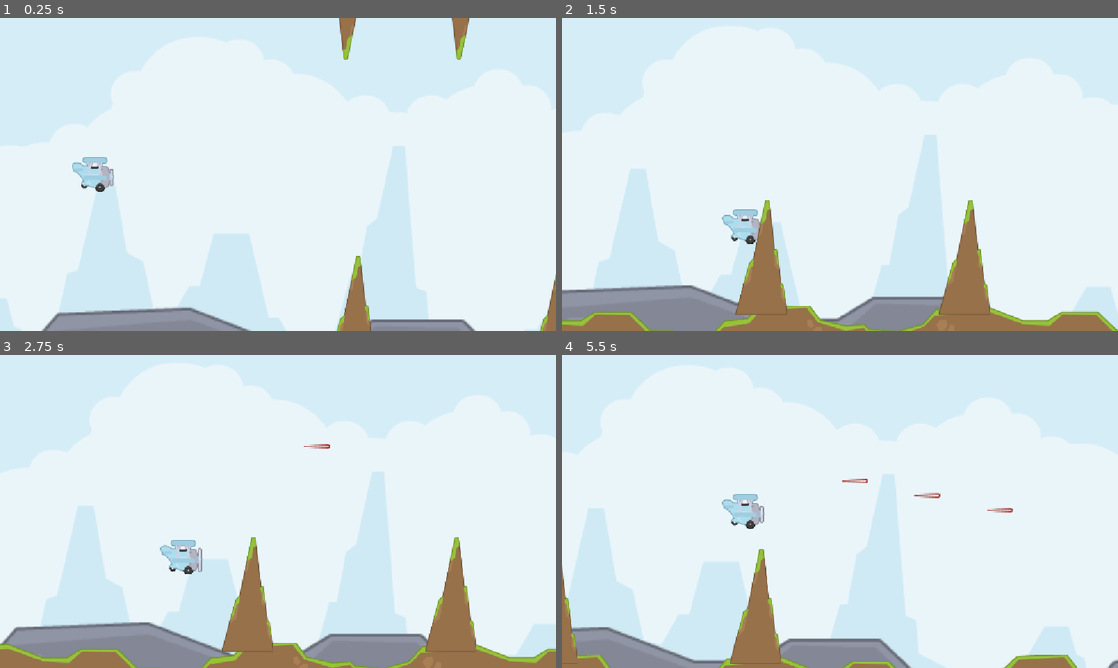
Above: before the commit, frames 1-4 (two rows, left to right).
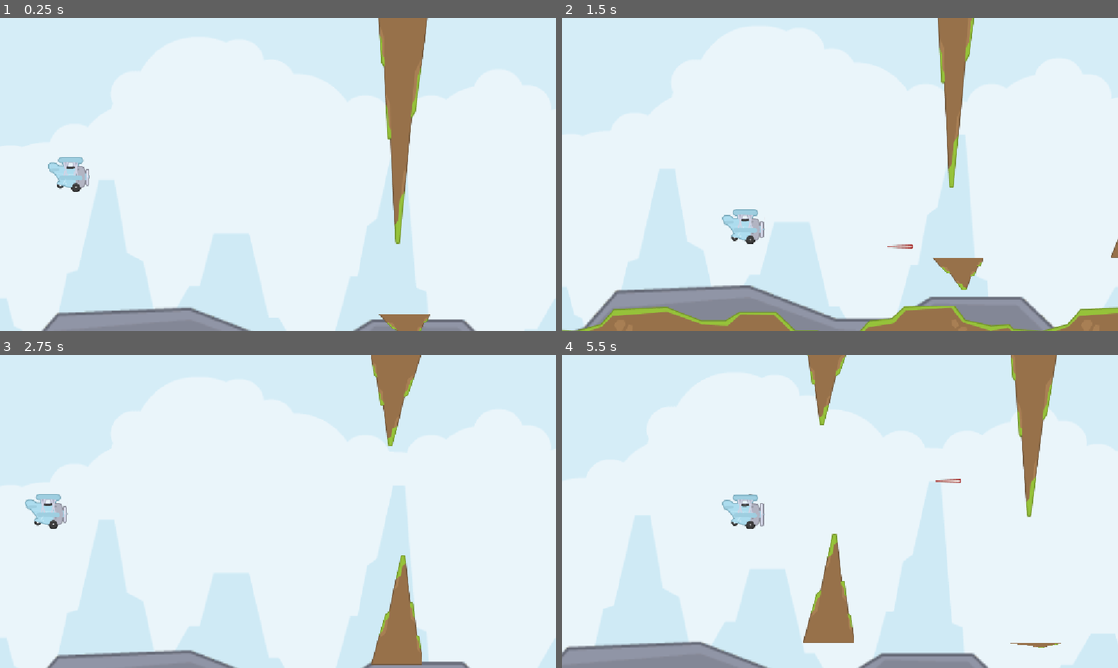
Above: after the commit, the same moments.

Repository: sabasayer/Flappy-Chopper
Game: Godot game, scene res://scenes/level-scene.tscn
The game is run twice, just before and just after one commit, with the same random seed, the same clock (stepped at 60 frames per second) and the same inputs.
Inputs:
- Up to frame 1 (0.25 s): no input
- Up to frame 2 (1.5 s): tap Space (jump) at 0.77 s
- Up to frame 3 (2.75 s): tap Space (jump) at 1.52 s
- Up to frame 4 (5.5 s): tap Space (jump) at 3.02, 3.77, 4.52 s

The runs differ from the first frame. In frame 1, 6.3% of the frame differs, in the area x 8-100%, y 0-100%; in frame 2, 21%; in frame 3, 23%; in frame 4, 27%, in the area x 0-100%, y 0-100%.

Commit message:
feat:spawner

Diff:
--- a/scenes/level-scene.tscn
+++ b/scenes/level-scene.tscn
@@ -4,6 +4,7 @@
 [ext_resource type="PackedScene" uid="uid://be2ku6c2r10rl" path="res://scenes/player.tscn" id="2_uar5l"]
 [ext_resource type="Texture2D" uid="uid://bjwo1v4q0l33g" path="res://assets/sheet.png" id="3_w3lvy"]
 [ext_resource type="PackedScene" uid="uid://wwweuxw2f1eh" path="res://scenes/pipe.tscn" id="4_pipe"]
+[ext_resource type="PackedScene" uid="uid://xa21igoreu70" path="res://scenes/Spawner.tscn" id="5_juwml"]
 
 [sub_resource type="WorldBoundaryShape2D" id="WorldBoundaryShape2D_uar5l"]
 distance = -2.0
@@ -75,11 +76,10 @@
 region_rect = Rect2(0.79286194, 144.07974, 806.5774, 68.30141)
 metadata/_edit_lock_ = true
 
-[node name="PipeSpawnMarkerTop" type="Marker2D" parent="." unique_id=917322870]
-position = Vector2(586, 3)
+[node name="PipeContainer" type="Node2D" parent="." unique_id=2049394600]
 
-[node name="PipeSpawnMarkerDown" type="Marker2D" parent="." unique_id=1876987928]
-position = Vector2(574, 647)
+[node name="Spawner" parent="." unique_id=1655840986 node_paths=PackedStringArray("pipes_container") instance=ExtResource("5_juwml")]
+pipes_container = NodePath("../PipeContainer")
 
 [connection signal="player_died" from="Player" to="." method="_on_player_player_died"]
 [connection signal="body_entered" from="Ground" to="." method="_on_ground_area_entered"]
--- a/scenes/level_scene.gd
+++ b/scenes/level_scene.gd
@@ -4,21 +4,17 @@
 
 @export var player: Player
 @export var pipe_scene: PackedScene
-@export var min_pipe_distance: float = 150
-@export var max_pipe_distance: float = 300
 @export var end_of_level_position: float = 10000
 
 @onready var playerPosition: Marker2D = $PlayerPosition
-@onready var pipeSpawnMarkerTop: Marker2D = $PipeSpawnMarkerTop
-@onready var pipeSpawnMarkerDown: Marker2D = $PipeSpawnMarkerDown
+@onready var spawner: Spawner = $Spawner
 
 # Called when the node enters the scene tree for the first time.
 func _ready() -> void:
 	reset_player_position()
-	spawn_pipe()
 
 func restart_level() -> void:
-	reset_player_position()
+	get_tree().reload_current_scene()
 
 func reset_player_position() -> void:
 	player.global_position = playerPosition.global_position
@@ -30,27 +26,5 @@
 func _on_player_player_died() -> void:
 	restart_level()
 
-func spawn_pipe() -> void:
-	var pipeSpawnPositionTop = pipeSpawnMarkerTop.global_position
-	var pipeSpawnPositionDown = pipeSpawnMarkerDown.global_position
-
-	var pipe_position_x = min(pipeSpawnPositionTop.x, pipeSpawnPositionDown.x)
-
-	while pipe_position_x < end_of_level_position:
-		var pipe: Node2D = pipe_scene.instantiate()
-		pipe.global_position.x = pipe_position_x
-		var is_pipe_top = randf() < 0.5
-		var is_pipe_down = randf() < 0.5
-
-		if is_pipe_top:
-			pipe.global_position.y = pipeSpawnPositionTop.y
-			pipe.rotate(deg_to_rad(180))
-			add_child(pipe)
-		if is_pipe_down:
-			if is_pipe_top:
-				pipe = pipe.duplicate()
-				pipe.rotate(deg_to_rad(180))
-			pipe.global_position.y = pipeSpawnPositionDown.y
-			add_child(pipe)
-
-		pipe_position_x += randf_range(min_pipe_distance, max_pipe_distance)
+func _process(delta: float) -> void:
+	spawner.check_and_spawn()
--- /dev/null
+++ b/scenes/pipe-pair.tscn
@@ -0,0 +1,13 @@
+[gd_scene format=3 uid="uid://dbsfeev0pihjq"]
+
+[ext_resource type="Script" uid="uid://l0d1cqx4wiad" path="res://scenes/pipe_pair.gd" id="1_yal1n"]
+[ext_resource type="PackedScene" uid="uid://wwweuxw2f1eh" path="res://scenes/pipe.tscn" id="2_khfn5"]
+
+[node name="PipePair" type="Node2D" unique_id=620588765]
+script = ExtResource("1_yal1n")
+
+[node name="TopPipe" parent="." unique_id=221541627 instance=ExtResource("2_khfn5")]
+rotation = 3.1415927
+
+[node name="BottomPipe" parent="." unique_id=1701504961 instance=ExtResource("2_khfn5")]
+position = Vector2(0, 320)
--- a/scenes/pipe.gd
+++ b/scenes/pipe.gd
@@ -1,7 +1,11 @@
 class_name Pipe
 extends Node2D
 
+@onready var sprite_2d: Sprite2D = $Sprite2D
 
 func _on_area_2d_body_entered(body: Node2D) -> void:
 	if body is Player:
 		body.on_collision_with_pipe(self)
+
+func get_size():
+	return sprite_2d.region_rect.size
--- a/scenes/pipe.tscn
+++ b/scenes/pipe.tscn
@@ -1,20 +1,20 @@
-[gd_scene load_steps=3 format=3 uid="uid://wwweuxw2f1eh"]
+[gd_scene format=3 uid="uid://wwweuxw2f1eh"]
 
 [ext_resource type="Texture2D" uid="uid://bjwo1v4q0l33g" path="res://assets/sheet.png" id="1_8x3ej"]
 [ext_resource type="Script" uid="uid://bk2oip6muanti" path="res://scenes/pipe.gd" id="1_arpqm"]
 
-[node name="Pipe" type="Node2D"]
+[node name="Pipe" type="Node2D" unique_id=1774995692]
 script = ExtResource("1_arpqm")
 
-[node name="Sprite2D" type="Sprite2D" parent="."]
+[node name="Sprite2D" type="Sprite2D" parent="." unique_id=963986156]
 texture = ExtResource("1_8x3ej")
 region_enabled = true
 region_rect = Rect2(0, 1756.9738, 106, 238.02625)
 
-[node name="Area2D" type="Area2D" parent="."]
+[node name="Area2D" type="Area2D" parent="." unique_id=950264106]
 visible = false
 
-[node name="CollisionPolygon2D" type="CollisionPolygon2D" parent="Area2D"]
+[node name="CollisionPolygon2D" type="CollisionPolygon2D" parent="Area2D" unique_id=1607459270]
 position = Vector2(4, -2)
 polygon = PackedVector2Array(7, -120, -53, 118, 54, 119)
 
--- /dev/null
+++ b/scenes/pipe_pair.gd
@@ -0,0 +1,51 @@
+class_name PipePair extends Node2D
+
+@export var gap_height_min: int = 200
+@export var gap_height_max: int = 400
+@export var gap_height: int
+@export var gap_y: int
+@export var gap_padding: int = 100
+
+@onready var top_pipe: Pipe = $TopPipe
+@onready var bottom_pipe: Pipe = $BottomPipe
+
+var player: Player:
+	get():
+		return get_tree().get_first_node_in_group("player") as Player
+
+var screen_height:
+	get():
+		return get_viewport_rect().size.y
+
+var gap_y_max:
+	get():
+		return screen_height - gap_padding
+
+func _ready() -> void:
+	if !gap_y:
+		gap_y = randi_range(gap_padding,gap_y_max)
+
+	if !gap_height:
+		gap_height = randi_range(gap_height_min, gap_height_max)
+
+	setup(gap_height,gap_y)
+
+func setup(gap_height: int, gap_y: int):
+	if gap_y < gap_padding:
+		gap_y = gap_padding
+	if gap_y > gap_y_max:
+		gap_y = gap_y_max
+
+	var top_pipe_target_size = gap_y
+	var top_pipe_size = top_pipe.get_size()
+	var target_scale = top_pipe_target_size / top_pipe_size.y
+
+	top_pipe.scale.y = target_scale
+	top_pipe.position.y = top_pipe_target_size / 2
+
+	var bottom_pipe_size = bottom_pipe.get_size()
+	var bottom_pipe_target_top = gap_y + gap_height
+	var bottom_target_size = screen_height - bottom_pipe_target_top
+
+	bottom_pipe.scale.y = bottom_target_size / bottom_pipe_size.y
+	bottom_pipe.position.y = screen_height - bottom_target_size / 2
--- a/scenes/player.gd
+++ b/scenes/player.gd
@@ -1,29 +1,31 @@
 class_name Player
 extends CharacterBody2D
 
-const SPEED = 400.0
+const SPEED = 200.0
 const JUMP_VELOCITY = -400.0
 
 signal player_died()
 
 @export var bullet_speed: int = 600
 @export var bullet_scene: PackedScene
+@export var no_gravity: bool
 
 @onready var bullet_spawn: Marker2D = $BulletSpawn
+@onready var collision_shape_2d: CollisionShape2D = $CollisionShape2D
 
 func _ready() -> void:
 	assert(bullet_scene != null, "Bullet scene should be assigned")
 
 func _physics_process(delta: float) -> void:
 	# Add the gravity.
-	if not is_on_floor():
+	if not no_gravity:
 		velocity += get_gravity() * delta
 
 	# Handle jump.
 	if Input.is_action_just_pressed("jump"):
 		on_jump(delta)
 
-	# Constant horizontal speed
+	# Constant horizontal speedgap_height
 	velocity.x = SPEED
 
 	move_and_slide()
@@ -39,3 +41,6 @@
 	bullet_instance.speed = bullet_speed
 	bullet_instance.global_position = bullet_spawn.global_position
 	get_tree().current_scene.add_child(bullet_instance)
+
+func get_size():
+	return (collision_shape_2d.shape as RectangleShape2D).size
--- a/scenes/spawner.gd
+++ b/scenes/spawner.gd
@@ -2,14 +2,37 @@
 
 enum SpawnType {
 	PIPE,
-	PIPE_WITH_ENEAMY,
+	PIPE_WITH_ENEMY,
 	ENEMY_ONLY
 }
 
-@export var pipe_scene: PackedScene = preload("res://scenes/pipe.tscn")
+@export var pipe_pair_scene: PackedScene = preload("res://scenes/pipe-pair.tscn")
+@export var pipes_container: Node2D
 @export var min_spawn_distance: int = 150
-@export var max_spawn_distance: int = 300
+@export var max_spawn_distance: int = 500
+
+@export var next_spawn_x: int = 400
+@export var spawn_margin: int = 100
 
 var player: Player:
 	get():
 		return get_tree().get_first_node_in_group("player") as Player
+
+var camera: Camera2D:
+	get():
+		return get_viewport().get_camera_2d()
+
+func check_and_spawn():
+	print("start checking")
+	var screen_width = get_viewport_rect().size.x
+	var visible_right = camera.global_position.x + screen_width / 2
+	while visible_right + spawn_margin > next_spawn_x:
+		print("spawning")
+		next_spawn_x += randi_range(min_spawn_distance,max_spawn_distance)
+		spawn(next_spawn_x)
+
+func spawn(position: int):
+	print("spawn to:" ,position)
+	var pipe_pair = pipe_pair_scene.instantiate() as PipePair
+	pipe_pair.global_position.x = position
+	pipes_container.add_child(pipe_pair)
Not shown, added: scenes/pipe_pair.gd.uid
